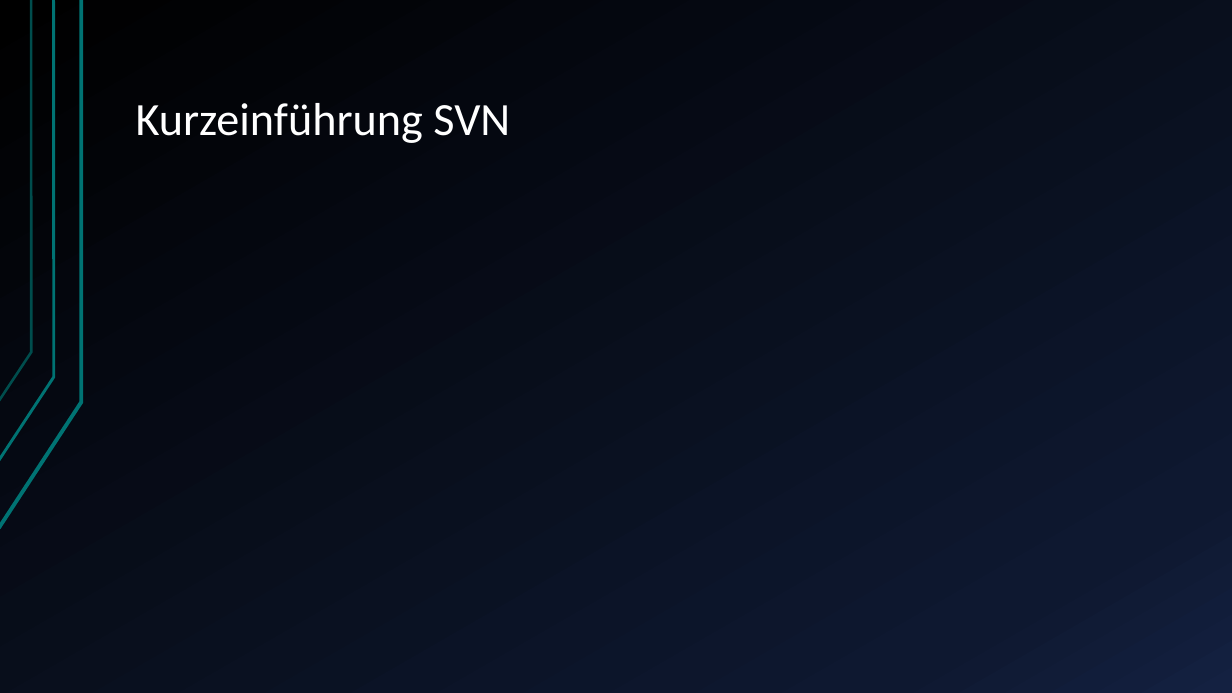
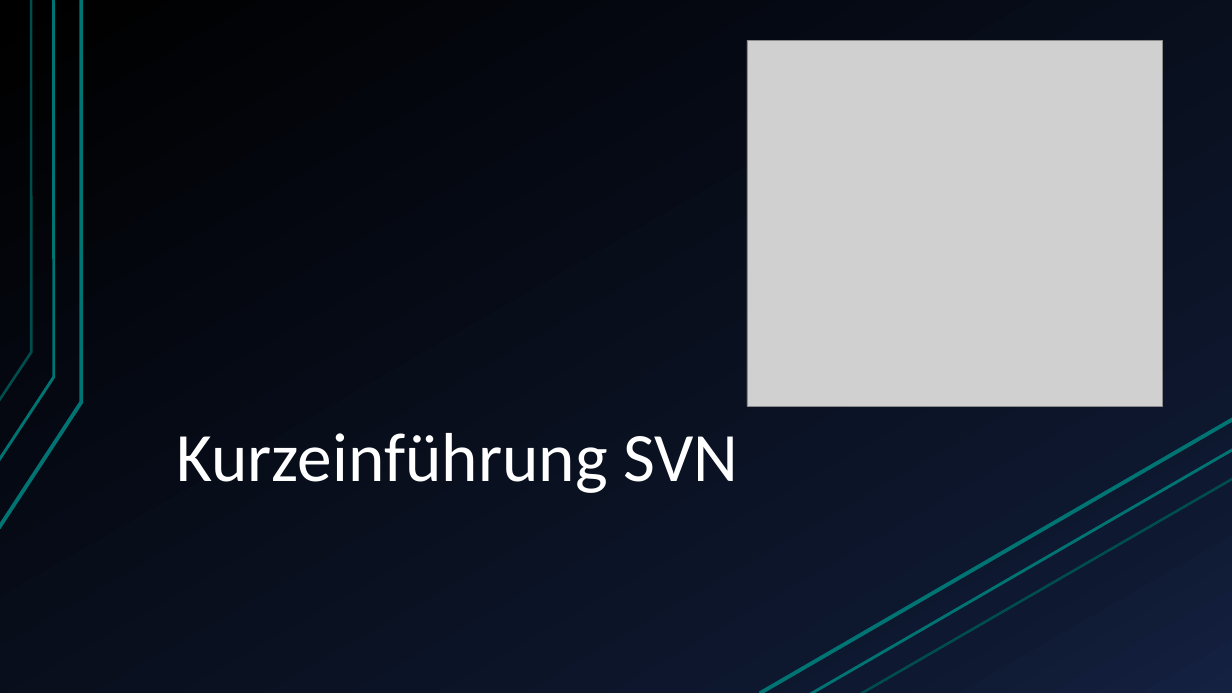
Before and after one commit to dome0157/Vortrag-Versionsmanagement, a slide deck: slide 11 of Versionsmanagement_Präsentation.pptx (slide 12 before the commit). Drawn at 1232x693 pixels with LibreOffice and Linux fonts; fonts in the diff are those of the drawing; grey boxes stand for pictures. Boxes give left, top, right and bottom in pixels: in the first picture for what was removed or moved away, otherwise in the second. Text is boxed around its words. In the diff, an @@ line names an element or a change of style, - is before the commit and + after.

```diff
--- a/Versionsmanagement_Präsentation.pptx
+++ b/Versionsmanagement_Präsentation.pptx
@@ picture added at (747,41,1163,407) @@
@@ title "Kurzeinführung SVN": place and size @@
-title "Kurzeinführung SVN" at (136,103,510,143)
+title "Kurzeinführung SVN" at (177,433,738,493)
@@ title "Kurzeinführung SVN" at (177,433,738,493): size 36 to 54 pt @@
@@ line added from (760, 693) to (1232, 419), #007373 3 pt @@
@@ line added from (809, 693) to (1232, 449), #007373 2.25 pt @@
@@ line added from (860, 693) to (1232, 479), #007373 2 pt @@
```
Also in this commit, not shown: 5 other slides changed, 3 slides added, 7 other files.
